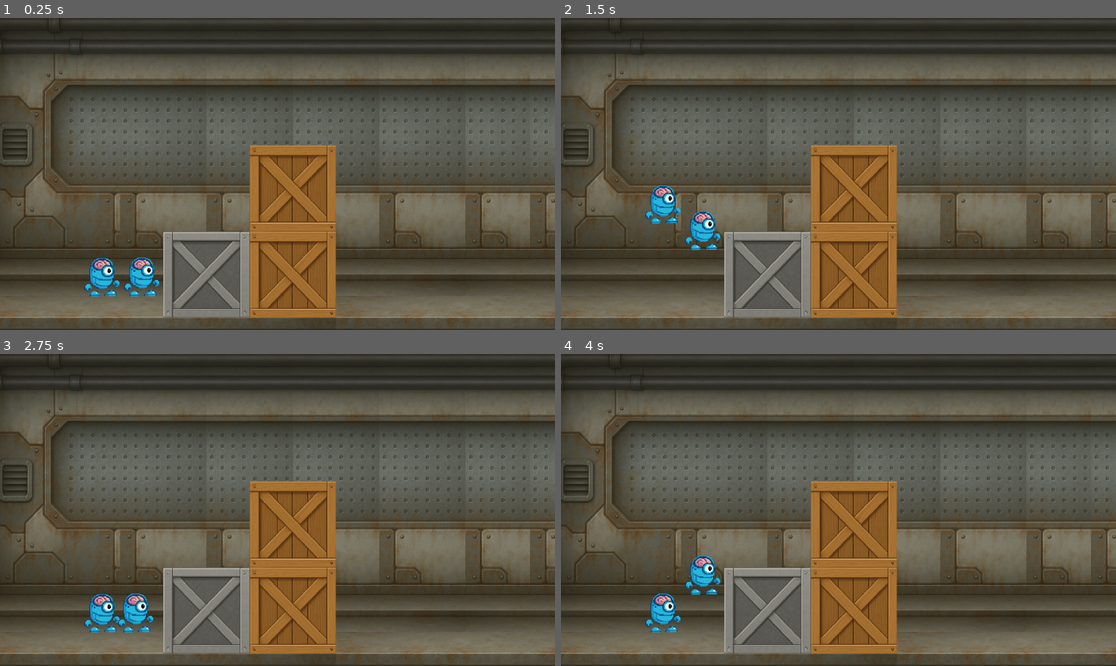
Above: before the commit, frames 1-4 (two rows, left to right).
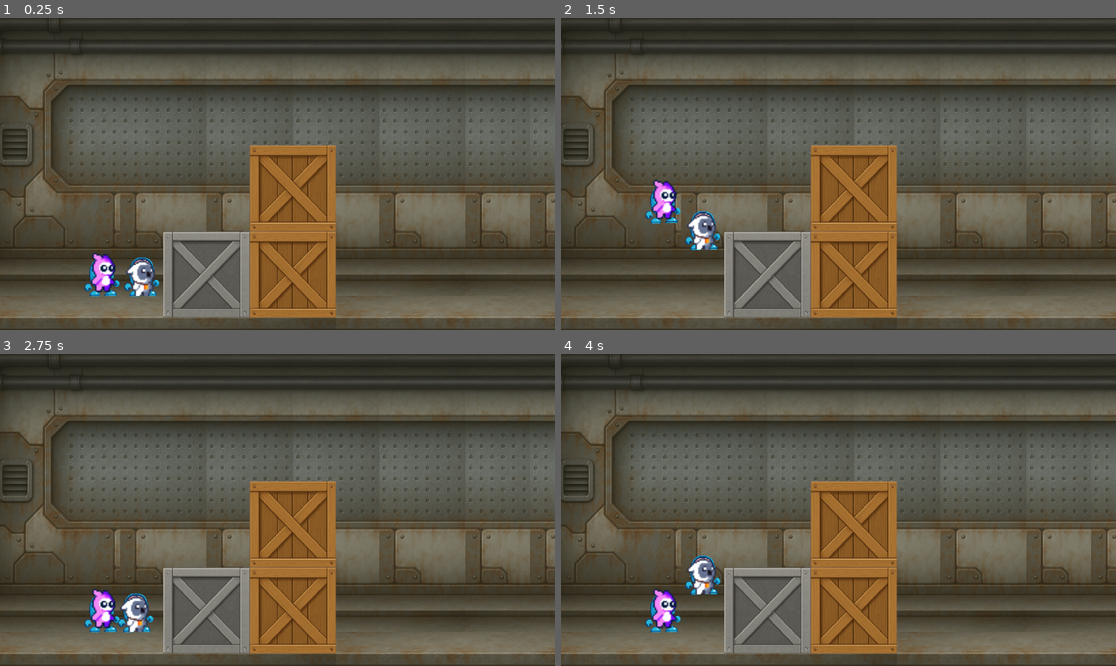
Above: after the commit, the same moments.

Repository: chulogiamportone/GLITCHLAND
Game: Godot game, scene res://Scenes/node_2d.tscn
The game is run twice, just before and just after one commit, with the same random seed, the same clock (stepped at 60 frames per second) and the same inputs.
Inputs:
- Up to frame 1 (0.25 s): no input
- Up to frame 2 (1.5 s): tap Enter (ui_accept) at 0.5 s; hold D (j_right) from 0.53 s (still down); tap W (j_jump) at 0.77 s
- Up to frame 3 (2.75 s): tap W (j_jump) at 1.52 s; release D (j_right) at 2.03 s; hold A (j_left) from 2.03 s (still down)
- Up to frame 4 (4 s): release A (j_left) at 2.78 s; hold D (j_right) from 2.78 s (still down); tap W (j_jump) at 3.02, 3.77 s

The runs differ from the first frame. In frame 1, 0.8% of the frame differs, in the area x 16-28%, y 75-90%; in frame 2, 0.8%, in the area x 16-28%, y 51-75%; in frame 3, 0.8%; in frame 4, 0.8%.

Commit message:
Update node_2d.tscn

Diff:
--- a/Scenes/node_2d.tscn
+++ b/Scenes/node_2d.tscn
@@ -9,6 +9,8 @@
 [ext_resource type="Texture2D" uid="uid://5pssjjn75hq5" path="res://ART/pie derecho.png" id="5_1ilvb"]
 [ext_resource type="Texture2D" uid="uid://bt8wrj2208pf4" path="res://ART/pie izq azul.png" id="6_xm0ed"]
 [ext_resource type="Script" uid="uid://dmcmrcwxnxf4y" path="res://Scenes/camera_2d.gd" id="8_rj586"]
+[ext_resource type="SpriteFrames" uid="uid://t1ds30rd0vru" path="res://ART/SpriteFrames/Rosa.tres" id="9_p20hg"]
+[ext_resource type="SpriteFrames" uid="uid://cbsacpiujidy6" path="res://ART/SpriteFrames/Blanco.tres" id="10_he4j0"]
 [ext_resource type="PackedScene" uid="uid://d4beqstaw2ln6" path="res://Scenes/re_spawn.tscn" id="10_ir8iy"]
 
 [sub_resource type="TileSetAtlasSource" id="TileSetAtlasSource_57ypx"]
@@ -923,6 +925,13 @@
 position = Vector2(2.5, 51.5)
 shape = SubResource("RectangleShape2D_hqns4")
 
+[node name="AnimatedSprite2D" type="AnimatedSprite2D" parent="CharacterBody2D"]
+position = Vector2(6, -4)
+scale = Vector2(4, 4)
+sprite_frames = ExtResource("9_p20hg")
+animation = &"Jump2"
+frame_progress = 0.201219
+
 [node name="CharacterBody2D2" type="CharacterBody2D" parent="."]
 position = Vector2(325, 466)
 script = ExtResource("4_rj586")
@@ -965,6 +974,12 @@
 position = Vector2(2.5, 51.5)
 shape = SubResource("RectangleShape2D_hqns4")
 
+[node name="AnimatedSprite2D" type="AnimatedSprite2D" parent="CharacterBody2D2"]
+position = Vector2(5, -4)
+scale = Vector2(4, 4)
+sprite_frames = ExtResource("10_he4j0")
+animation = &"Attack"
+
 [node name="CharacterBody2D3" type="CharacterBody2D" parent="."]
 visible = false
 position = Vector2(514, 259)
Not shown: 1 places in Scenes/node_2d.tscn that only renumber resources
